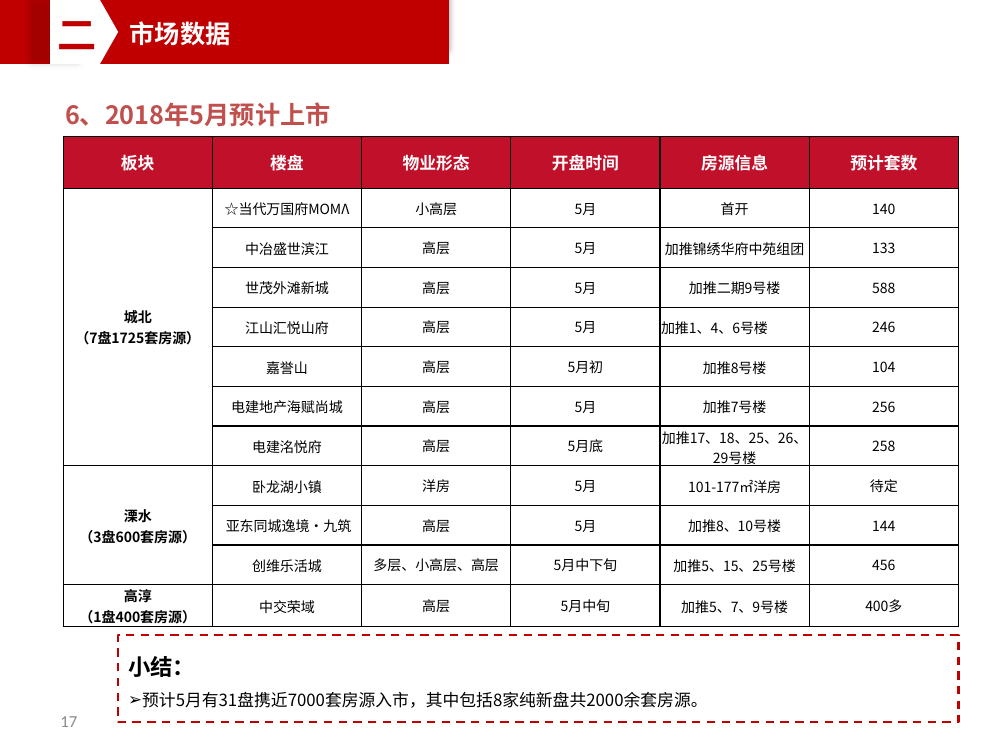
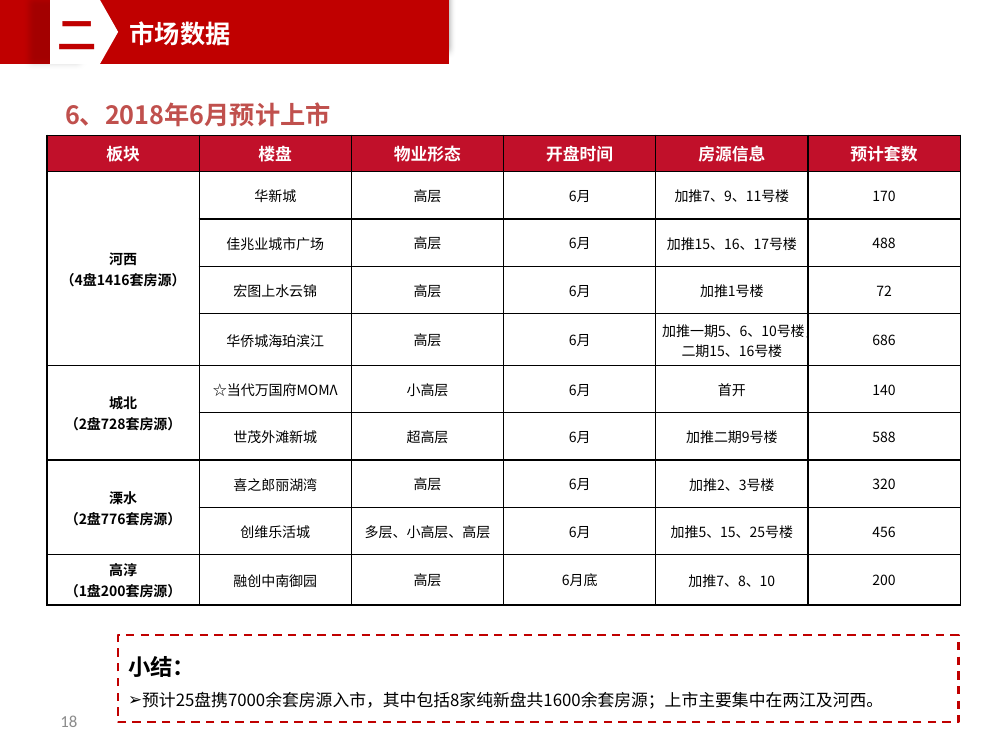
Before and after one commit to PengZiqiao/monthly_report, a slide deck: slide 18 of 南京中海2018年4月月报.pptx (slide 17 before the commit). Drawn at 1008x756 pixels with LibreOffice and Linux fonts; fonts in the diff are those of the drawing. Boxes give left, top, right and bottom in pixels: in the first picture for what was removed or moved away, otherwise in the second. Text is boxed around its words. In the diff, an @@ line names an element or a change of style, - is before the commit and + after.

```diff
--- a/南京中海2018年4月月报.pptx
+++ b/南京中海2018年4月月报.pptx
@@ text at [65, 102, 331, 127]: text changed @@
-6、2018年5月预计上市
+6、2018年6月预计上市
@@ table at [47, 135, 961, 602] @@
-row 2: 城北 / （7盘1725套房源） | ☆当代万国府ΜΟΜΛ | 小高层 | 5月 | 首开 | 140
-row 3:  | 中冶盛世滨江 | 高层 | 5月 | 加推锦绣华府中苑组团 | 133
-row 4:  | 世茂外滩新城 | 高层 | 5月 | 加推二期9号楼 | 588
-row 5:  | 江山汇悦山府 | 高层 | 5月 | 加推1、4、6号楼 | 246
-row 6:  | 嘉誉山 | 高层 | 5月初 | 加推8号楼 | 104
-row 7:  | 电建地产海赋尚城 | 高层 | 5月 | 加推7号楼 | 256
-row 8:  | 电建洺悦府 | 高层 | 5月底 | 加推17、18、25、26、29号楼 | 258
-row 9: 溧水 / （3盘600套房源） | 卧龙湖小镇 | 洋房 | 5月 | 101-177㎡洋房 | 待定
-row 10:  | 亚东同城逸境·九筑 | 高层 | 5月 | 加推8、10号楼 | 144
-row 11:  | 创维乐活城 | 多层、小高层、高层 | 5月中下旬 | 加推5、15、25号楼 | 456
-row 12: 高淳 / （1盘400套房源） | 中交荣域 | 高层 | 5月中旬 | 加推5、7、9号楼 | 400多
+row 2: 河西 / （4盘1416套房源） | 华新城 | 高层 | 6月 | 加推7、9、11号楼 | 170
+row 3:  | 佳兆业城市广场 | 高层 | 6月 | 加推15、16、17号楼 | 488
+row 4:  | 宏图上水云锦 | 高层 | 6月 | 加推1号楼 | 72
+row 5:  | 华侨城海珀滨江 | 高层 | 6月 | 加推一期5、6、10号楼，二期15、16号楼 | 686
+row 6: 城北 / （2盘728套房源） | ☆当代万国府ΜΟΜΛ | 小高层 | 6月 | 首开 | 140
+row 7:  | 世茂外滩新城 | 超高层 | 6月 | 加推二期9号楼 | 588
+row 8: 溧水 / （2盘776套房源） | 喜之郎丽湖湾 | 高层 | 6月 | 加推2、3号楼 | 320
+row 9:  | 创维乐活城 | 多层、小高层、高层 | 6月 | 加推5、15、25号楼 | 456
+row 10: 高淳 / （1盘200套房源） | 融创中南御园 | 高层 | 6月底 | 加推7、8、10 | 200
@@ table: place and size @@
-table at [64, 137, 959, 628]
+table at [47, 135, 961, 602]
@@ page number at [60, 715, 77, 727]: text changed @@
-17
+18
@@ text in rectangle at [142, 691, 883, 709]: text changed @@
-➢ 预计5月有31盘携近7000套房源入市，其中包括8家纯新盘共2000余套房源。
+➢ 预计25盘携7000余套房源入市，其中包括8家纯新盘共1600余套房源；上市主要集中在两江及河西。
```
Also in this commit, not shown: 16 other slides changed, 1 slide added, 2 other files.
